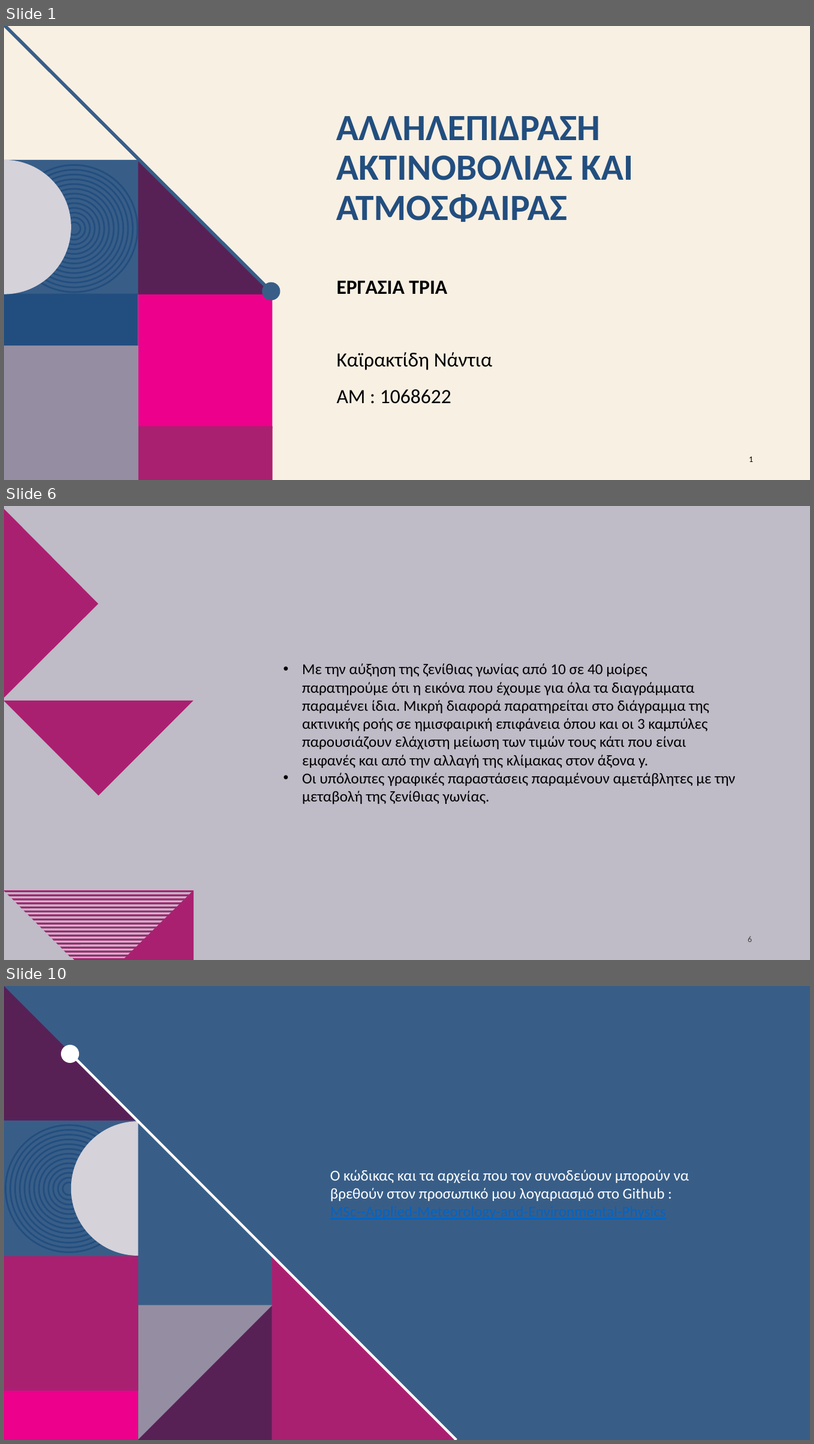
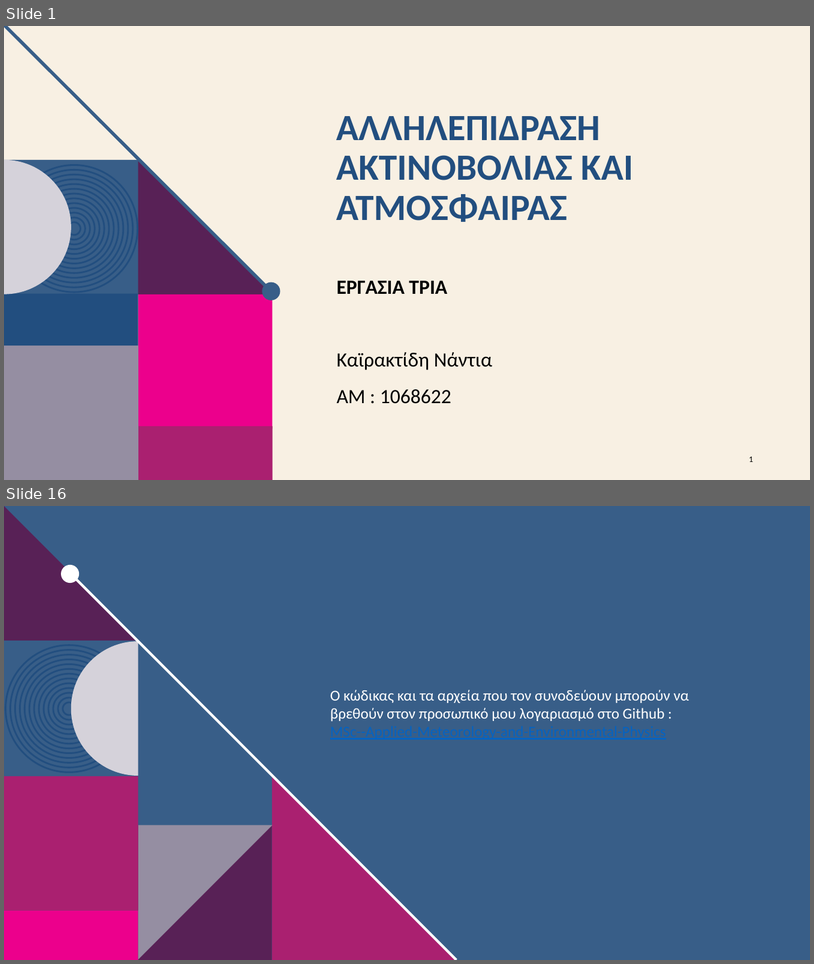
Before and after one commit to nadezsha/MSc---Applied-Meteorology-and-Environmental-Physics, a slide deck: Radiation and Atmosphere Interaction/Report 3/ΕργασίαΤρία.pptx. Shown one above the other, each under a label of ours: slides 1, 6 and 10 before the commit, slides 1 and 16 after it; the slides between them are not shown. The pictures are 814x1444 and 814x964 pixels, drawn with LibreOffice and Linux fonts; fonts in the diff are those of the drawing; background and template pictures are left out. Boxes give left, top, right and bottom in pixels: in the first picture for what was removed or moved away, otherwise in the second. Text is boxed around its words. In the diff, an @@ line names an element or a change of style, - is before the commit and + after.

```diff
--- a/Radiation and Atmosphere Interaction/Report 3/ΕργασίαΤρία.pptx
+++ b/Radiation and Atmosphere Interaction/Report 3/ΕργασίαΤρία.pptx
@@ slide 6 removed at <box>4,506,810,960</box>, background #BFBBC7 @@
@@ freeform shape removed at <box>4,508,98,699</box> @@
@@ freeform shape removed at <box>4,605,194,795</box> @@
@@ text removed at <box>302,663,735,804</box> @@
-• Με την αύξηση της ζενίθιας γωνίας από 10 σε 40 μοίρες παρατηρούμε ότι η εικόνα που έχουμε για όλα τα διαγράμματα παραμένει ίδια. Μικρή διαφορά παρατηρείται στο διάγραμμα της ακτινικής ροής σε ημισφαιρική επιφάνεια όπου και οι 3 καμπύλες παρουσιάζουν ελάχιστη μείωση των τιμών τους κάτι που είναι εμφανές και από την αλλαγή της κλίμακας στον άξονα y.
-• Οι υπόλοιπες γραφικές παραστάσεις παραμένουν αμετάβλητες με την μεταβολή της ζενίθιας γωνίας.
@@ freeform shape removed at <box>123,889,194,960</box> @@
@@ page number removed at <box>748,936,752,942</box> @@
-6
@@ group removed at <box>4,890,194,956</box>: 17 freeform shapes @@
@@ freeform shape removed at <box>72,958,134,960</box> @@
@@ what was slide 10 is now slide 16 @@
```
Also in this commit, not shown: 3 slides changed, 11 slides added, 4 other slides removed.
